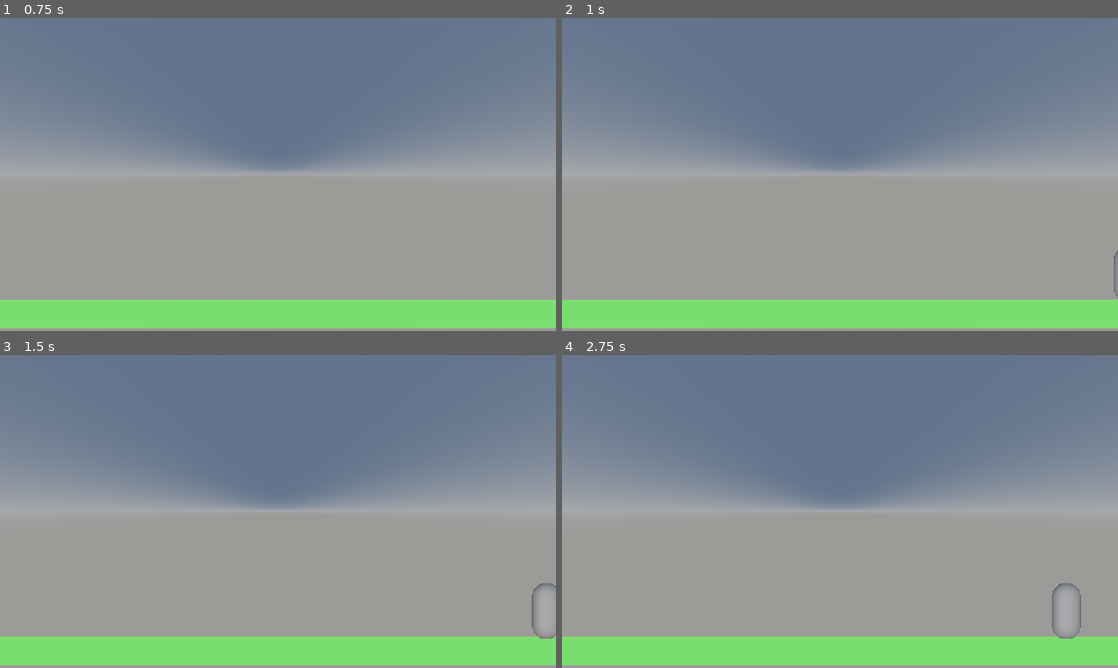
Above: before the commit, frames 1-4 (two rows, left to right).
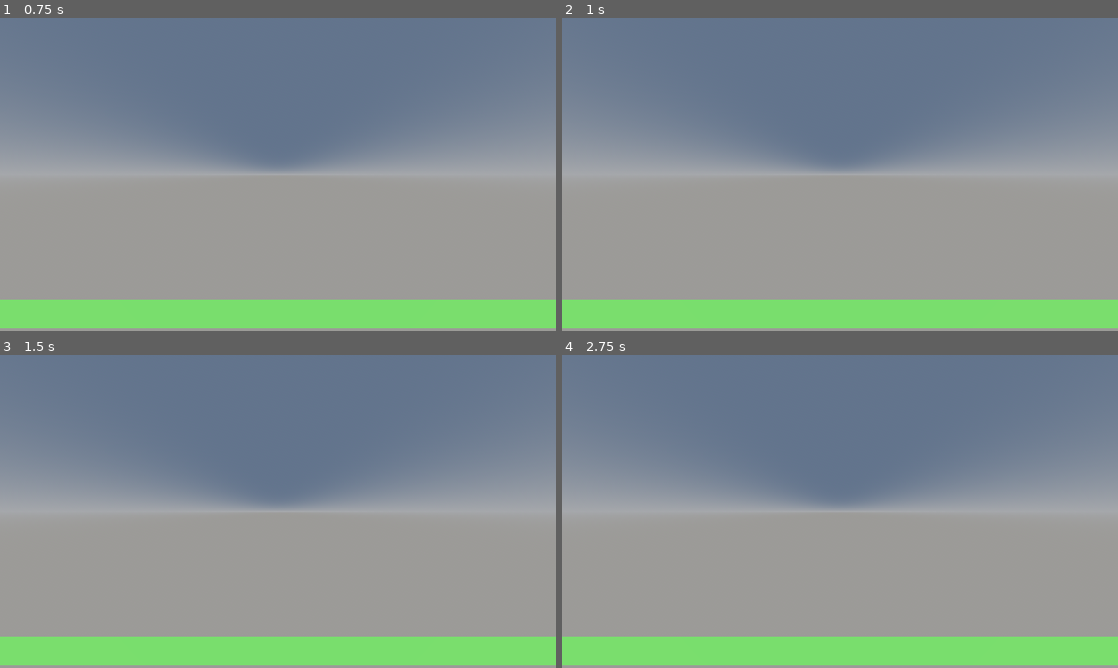
Above: after the commit, the same moments.

Repository: LuEklund/Zenon
Game: Godot game, scene res://scenes/main.tscn
Same seed, same stepped clock (60 frames per second), same inputs: the game is played once before the commit and once after it. This scene is started directly instead of the project's main scene.
Inputs (mouse positions are in pixels of both pictures, inside the frame that each line leads up to):
- Up to frame 1 (0.75 s): tap Enter at 0.5 s; move the mouse to (400, 158) at 0.52 s; hold D (move_right) from 0.53 s (still down); hold 1 (spawn_miner) from 0.53 s (still down); click (400, 158) at 0.67 s
- Up to frame 2 (1 s): keep holding D (move_right); keep holding 1 (spawn_miner)
- Up to frame 3 (1.5 s): tap Space at 1.25 s; move the mouse to (166, 527) at 1.27 s; release D (move_right) at 1.28 s; release 1 (spawn_miner) at 1.28 s; hold A (move_left) from 1.28 s (still down); tap Shift (move_fast) at 1.35 s
- Up to frame 4 (2.75 s): tap 1 (spawn_miner) at 1.55 s; tap Enter at 2 s; move the mouse to (895, 442) at 2.02 s; release A (move_left) at 2.03 s; hold D (move_right) from 2.03 s (still down); hold 1 (spawn_miner) from 2.03 s (still down)

Frame 1 is identical in both runs. In frame 2, less than 0.1% of the frame differs, in the area x 99-100%, y 74-90%; in frame 3, 0.1%; in frame 4, 0.2%, in the area x 88-94%, y 72-91%.

Commit message:
Doesnt work, idk I fucked it somehow

Diff:
--- a/scenes/base.gd
+++ /dev/null
@@ -1,11 +0,0 @@
-extends Node3D
-
-
-# Called when the node enters the scene tree for the first time.
-func _ready() -> void:
-	pass # Replace with function body.
-
-
-# Called every frame. 'delta' is the elapsed time since the previous frame.
-func _process(delta: float) -> void:
-	pass
--- a/scenes/base.tscn
+++ b/scenes/base.tscn
@@ -1,7 +1,10 @@
 [gd_scene format=3 uid="uid://ktgw261ix4om"]
 
 [ext_resource type="Script" uid="uid://dkwbku71twyby" path="res://scripts/health.gd" id="1_pvqg0"]
+[ext_resource type="Script" uid="uid://dqyl0htihwjqj" path="res://scripts/unit.gd" id="1_t45w4"]
 [ext_resource type="Script" uid="uid://ciiebuadg8e63" path="res://scripts/health_bar.gd" id="2_baglu"]
+
+[sub_resource type="BoxShape3D" id="BoxShape3D_dgfsc"]
 
 [sub_resource type="SphereMesh" id="SphereMesh_eiqrc"]
 radius = 1.0
@@ -14,9 +17,25 @@
 [sub_resource type="BoxMesh" id="BoxMesh_dgfsc"]
 size = Vector3(3, 2, 1)
 
-[sub_resource type="BoxShape3D" id="BoxShape3D_dgfsc"]
+[node name="Base" type="Node3D" unique_id=462815463]
+script = ExtResource("1_t45w4")
+damage = 0.0
+speed = 0.0
+metadata/_custom_type_script = "uid://dqyl0htihwjqj"
 
-[node name="Base" type="Node3D" unique_id=393046880]
+[node name="Health" type="Area3D" parent="." unique_id=992656139]
+transform = Transform3D(1, 0, 0, 0, 1, 0, 0, 0, 1, 5, 0.5, 0)
+script = ExtResource("1_pvqg0")
+max_health = 1000.0
+metadata/_custom_type_script = "uid://dkwbku71twyby"
+
+[node name="CollisionShape3D" type="CollisionShape3D" parent="Health" unique_id=1340158396]
+shape = SubResource("BoxShape3D_dgfsc")
+
+[node name="HitRay" type="RayCast3D" parent="." unique_id=1311478029]
+transform = Transform3D(-4.371139e-08, -1, 0, 1, -4.371139e-08, 0, 0, 0, 1, 0.5, 0.5, 0)
+collision_mask = 0
+collide_with_bodies = false
 
 [node name="Silo" type="Node3D" parent="." unique_id=59222827]
 transform = Transform3D(1, 0, 0, 0, 1, 0, 0, 0, 1, 5, 0, 0)
@@ -38,21 +57,11 @@
 [node name="SpawnPoint" type="Node3D" parent="." unique_id=1222184022]
 transform = Transform3D(1, 0, 0, 0, 1, 0, 0, 0, 1, 1, 0, 0)
 
-[node name="Health" type="Area3D" parent="." unique_id=992656139]
-transform = Transform3D(1, 0, 0, 0, 1, 0, 0, 0, 1, 5, 0.5, 0)
-script = ExtResource("1_pvqg0")
-max_health = 1000.0
-metadata/_custom_type_script = "uid://dkwbku71twyby"
-
-[node name="CollisionShape3D" type="CollisionShape3D" parent="Health" unique_id=1340158396]
-shape = SubResource("BoxShape3D_dgfsc")
-
-[node name="HealthBarText" type="Label3D" parent="." unique_id=1384714871]
+[node name="HealthBarText" type="Label3D" parent="." unique_id=1384714871 node_paths=PackedStringArray("health")]
 transform = Transform3D(1, 0, 0, 0, 1, 0, 0, 0, 1, 0, 4, 0)
 text = "100%"
 font_size = 200
 script = ExtResource("2_baglu")
+health = NodePath("../Health")
 
-[connection signal="damaged" from="Health" to="HealthBarText" method="_on_damaged"]
-[connection signal="died" from="Health" to="HealthBarText" method="_on_health_died"]
-[connection signal="healed" from="Health" to="HealthBarText" method="_on_healed"]
+[connection signal="died" from="Health" to="." method="_on_death"]
--- a/scenes/health_bar.gd
+++ /dev/null
@@ -1,11 +0,0 @@
-extends Node
-
-
-# Called when the node enters the scene tree for the first time.
-func _ready() -> void:
-	pass # Replace with function body.
-
-
-# Called every frame. 'delta' is the elapsed time since the previous frame.
-func _process(delta: float) -> void:
-	pass
--- a/scenes/main.tscn
+++ b/scenes/main.tscn
@@ -2,7 +2,6 @@
 
 [ext_resource type="PackedScene" uid="uid://bytfd30lb6ybm" path="res://scenes/camera.tscn" id="1_0wfyh"]
 [ext_resource type="Script" uid="uid://bpabqu4l24hnh" path="res://scripts/game.gd" id="1_sugp2"]
-[ext_resource type="PackedScene" uid="uid://dw8db2grvq3pg" path="res://scenes/miner.tscn" id="3_sugp2"]
 
 [sub_resource type="ProceduralSkyMaterial" id="ProceduralSkyMaterial_okknv"]
 ground_bottom_color = Color(0.60937864, 0.6052566, 0.59404284, 1)
@@ -36,7 +35,3 @@
 [node name="Ground" type="MeshInstance3D" parent="Backround" unique_id=113233498]
 transform = Transform3D(1, 0, 0, 0, 1, 0, 0, 0, 1, -0.17353034, -0.39558506, 0.029800415)
 mesh = SubResource("QuadMesh_sugp2")
-
-[node name="Big Boy Shreader" parent="." unique_id=1994700907 instance=ExtResource("3_sugp2")]
-transform = Transform3D(1, 0, 0, 0, 1, 0, 0, 0, 1, 15, 0, 0)
-speed = 0.0
--- a/scenes/miner.tscn
+++ b/scenes/miner.tscn
@@ -1,44 +1,37 @@
-[gd_scene format=3 uid="uid://dw8db2grvq3pg"]
+[gd_scene format=3]
 
-[ext_resource type="Script" uid="uid://dkwbku71twyby" path="res://scripts/health.gd" id="1_5x4dd"]
-[ext_resource type="Script" uid="uid://dqyl0htihwjqj" path="res://scripts/unit.gd" id="1_qcpy4"]
-[ext_resource type="PackedScene" uid="uid://einesmm5h5bg" path="res://scenes/stickmen/miner.tscn" id="3_8so5f"]
+[ext_resource type="Script" path="res://scripts/health.gd" id="1_health"]
+[ext_resource type="Script" path="res://scripts/unit.gd" id="2_unit"]
+[ext_resource type="PackedScene" path="res://scenes/stickmen/miner.tscn" id="3_miner"]
 
 [sub_resource type="BoxShape3D" id="BoxShape3D_dgfsc"]
-
-[sub_resource type="CapsuleMesh" id="CapsuleMesh_dgfsc"]
 
 [sub_resource type="ViewportTexture" id="ViewportTexture_ucufk"]
 viewport_path = NodePath("SubViewport")
 
-[node name="Miner" type="Node3D" unique_id=1994700907]
-script = ExtResource("1_qcpy4")
+[node name="Miner" type="Node3D"]
+script = ExtResource("2_unit")
 
-[node name="Health" type="Area3D" parent="." unique_id=323011833]
+[node name="Health" type="Area3D" parent="."]
 transform = Transform3D(1, 0, 0, 0, 1, 0, 0, 0, 1, 0, 0.5, 0)
-script = ExtResource("1_5x4dd")
-metadata/_custom_type_script = "uid://dkwbku71twyby"
+script = ExtResource("1_health")
 
-[node name="CollisionShape3D" type="CollisionShape3D" parent="Health" unique_id=492324770]
+[node name="CollisionShape3D" type="CollisionShape3D" parent="Health"]
 shape = SubResource("BoxShape3D_dgfsc")
 
-[node name="HitRay" type="RayCast3D" parent="." unique_id=1800444764]
+[node name="HitRay" type="RayCast3D" parent="."]
 transform = Transform3D(-4.371139e-08, -1, 0, 1, -4.371139e-08, 0, 0, 0, 1, 0.5, 0.5, 0)
 collide_with_areas = true
 collide_with_bodies = false
 
-[node name="MeshInstance3D" type="MeshInstance3D" parent="." unique_id=753754378]
-transform = Transform3D(1, 0, 0, 0, 1, 0, 0, 0, 1, 0, 1, 0)
-mesh = SubResource("CapsuleMesh_dgfsc")
-
-[node name="SubViewport" type="SubViewport" parent="." unique_id=1670662809]
+[node name="SubViewport" type="SubViewport" parent="."]
 transparent_bg = true
 
-[node name="Animations" parent="SubViewport" unique_id=1837796738 instance=ExtResource("3_8so5f")]
+[node name="Animations" parent="SubViewport" instance=ExtResource("3_miner")]
 position = Vector2(-424, -307)
 
-[node name="Sprite3D" type="Sprite3D" parent="." unique_id=1002023586]
-transform = Transform3D(0.018248575, 0, -0.99983346, 0, 1, 0, 0.99983346, 0, 0.018248575, 0, 0, 0)
+[node name="Sprite3D" type="Sprite3D" parent="."]
+transform = Transform3D(0.99983346, 0, 0.01824862, 0, 1, 0, -0.01824862, 0, 0.99983346, 1, -0.37029523, 0)
 texture = SubResource("ViewportTexture_ucufk")
 
 [connection signal="died" from="Health" to="." method="_on_death"]
--- a/scenes/stickmen/miner.tscn
+++ b/scenes/stickmen/miner.tscn
@@ -94,7 +94,7 @@
 scale = Vector2(0.9999255, 0.9999255)
 
 [node name="thigh_l" parent="Skeleton2D/hip" parent_id_path=PackedInt32Array(181494435) index="1" unique_id=1190039520]
-rotation = -0.64623
+rotation = -0.6462299
 scale = Vector2(0.99997765, 0.99997765)
 
 [node name="knee_l" parent="Skeleton2D/hip/thigh_l" index="1" unique_id=1967909547]
--- /dev/null
+++ b/scenes/swordsman.tscn
@@ -0,0 +1,30 @@
+[gd_scene format=3 uid="uid://04dkdi73p2ah"]
+
+[ext_resource type="Script" uid="uid://dqyl0htihwjqj" path="res://scripts/unit.gd" id="1_j1nbv"]
+[ext_resource type="Script" uid="uid://dkwbku71twyby" path="res://scripts/health.gd" id="2_6mje0"]
+[ext_resource type="Texture2D" uid="uid://c3q6nm8m5vmf4" path="res://assets/textures/goblin.png" id="3_6mje0"]
+
+[sub_resource type="BoxShape3D" id="BoxShape3D_r7u1p"]
+
+[node name="Swordsman" type="Node3D" unique_id=1608115110]
+script = ExtResource("1_j1nbv")
+metadata/_custom_type_script = "uid://dqyl0htihwjqj"
+
+[node name="Health" type="Area3D" parent="." unique_id=1015025447]
+transform = Transform3D(1, 0, 0, 0, 1, 0, 0, 0, 1, 0, 0.5, 0)
+script = ExtResource("2_6mje0")
+metadata/_custom_type_script = "uid://dkwbku71twyby"
+
+[node name="CollisionShape3D" type="CollisionShape3D" parent="Health" unique_id=730264636]
+shape = SubResource("BoxShape3D_r7u1p")
+
+[node name="HitRay" type="RayCast3D" parent="." unique_id=2028641160]
+transform = Transform3D(-4.371139e-08, -1, 0, 1, -4.371139e-08, 0, 0, 0, 1, 0.5, 0.5, 0)
+collide_with_areas = true
+collide_with_bodies = false
+
+[node name="Sprite3D" type="Sprite3D" parent="." unique_id=732464356]
+transform = Transform3D(-0.16, 0, 0, 0, 0.16, 0, 0, 0, 0.16, 0.36987364, 0.8330247, -0.0077085495)
+texture = ExtResource("3_6mje0")
+
+[connection signal="died" from="Health" to="." method="_on_death"]
--- a/scripts/health_bar.gd
+++ b/scripts/health_bar.gd
@@ -1,11 +1,22 @@
 extends Label3D
 
+@export var health: Health
 
-func _on_damaged(amount: float) -> void:
-	pass # Replace with function body.
+func _ready() -> void:
+	health.damaged.connect(_on_damaged)
+	health.healed.connect(_on_healed)
+	health.died.connect(_on_death)
 
-func _on_healed(amount: float) -> void:
-	pass # Replace with function body.
+	redraw()
 
-func _on_health_died() -> void:
-	pass # Replace with function body.
+func _on_damaged(_amount: float) -> void:
+	redraw()
+
+func _on_healed(_amount: float) -> void:
+	redraw()
+
+func _on_death() -> void:
+	text = "LOSER"
+
+func redraw() -> void:
+	text = "%d HP" % health.health
--- a/scripts/player.gd
+++ b/scripts/player.gd
@@ -3,6 +3,8 @@
 
 signal spawn_unit(scene: PackedScene)
 
+const SWORDSMAN: PackedScene = preload("res://scenes/swordsman.tscn")
+
 func _input(event: InputEvent) -> void:
 	if event.is_action_pressed("spawn_miner"):
-		spawn_unit.emit(Unit.MINER)
+		spawn_unit.emit(SWORDSMAN)
--- a/scripts/team.gd
+++ b/scripts/team.gd
@@ -16,7 +16,26 @@
 	return other != self
 
 func _on_spawn_unit(scene: PackedScene) -> void:
-	var unit = scene.instantiate() as Unit
+	var instanced_scene = scene.instantiate()
+	if instanced_scene is not Unit:
+		var script: Variant = instanced_scene.get_script()
+
+		push_error(
+			"Failed to instantiate Unit from '%s': type=%s, script=%s"
+			% [
+				scene.resource_path,
+				instanced_scene.get_class(),
+				script.get_global_name() if script else "none",
+			]
+		)
+
+		instanced_scene.queue_free()
+		return
+	var unit = instanced_scene as Unit
+	if unit == null:
+		push_error("null instanced unit %s" % scene.resource_path)
+		return
+
 	unit.team = self
 	add_child(unit)
 	unit.global_position = spawn_point.global_position
--- a/scripts/unit.gd
+++ b/scripts/unit.gd
@@ -1,9 +1,5 @@
 class_name Unit
 extends Node3D
-
-# Units
-const MINER: PackedScene = preload("res://scenes/miner.tscn")
-# Units end
 
 @onready var hit_ray: RayCast3D = $HitRay
 
@@ -13,14 +9,12 @@
 
 var team: Team
 
-#func _ready():
-#	assert(team != null, "%s missing team" % name)
-
 func _physics_process(delta: float) -> void:
 	var target := hit_ray.get_collider()
 
 	if target is Health:
-		if target is Unit and target.team.is_enemy(team): return
+		if target is Unit and not target.team.is_enemy(team): return
+
 		attack(target)
 
 	else:
Not shown, removed: scenes/base.gd.uid
Not shown, removed: scenes/health_bar.gd.uid
Not shown, changed: scripts/team.gd.uid
